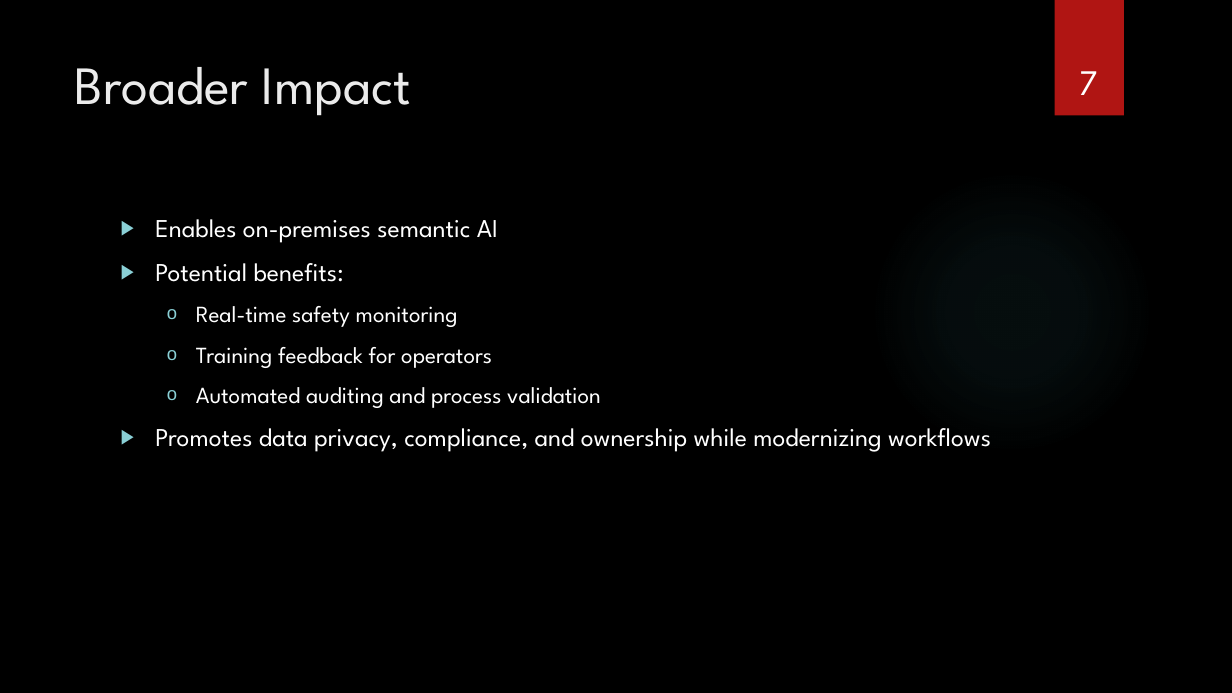
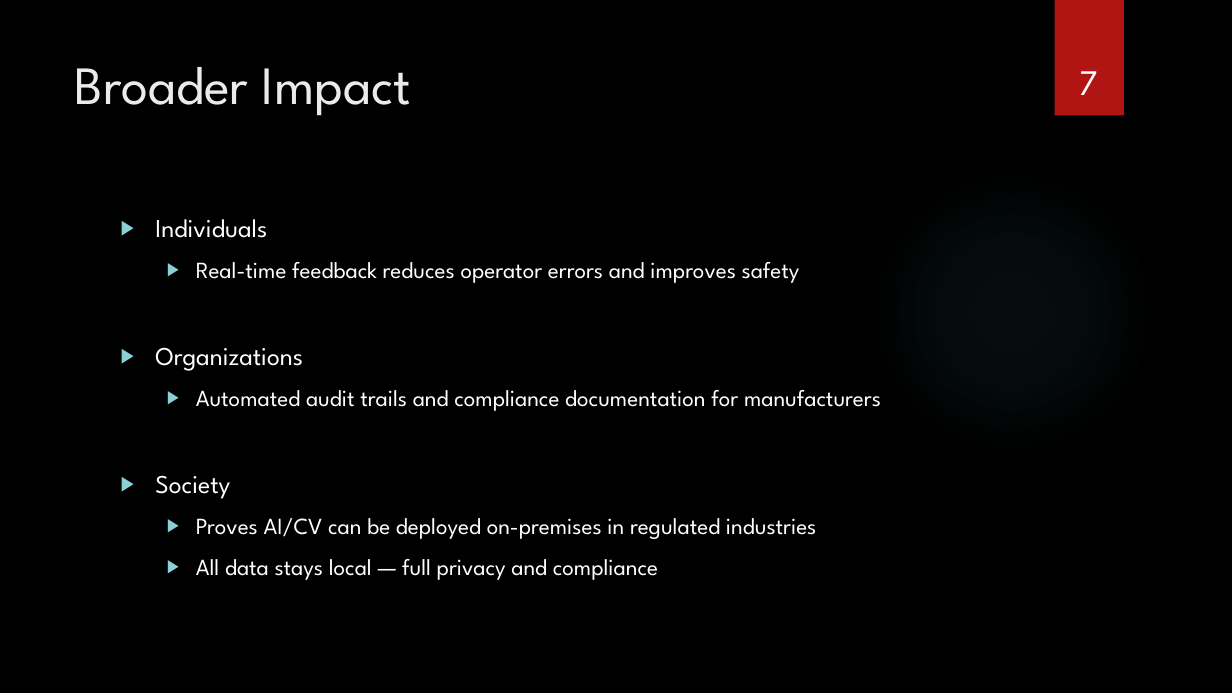
Before and after one commit to SeniorDesignBehrend/AIBI-Computer-Vision-for-Manufacturing, a slide deck: slide 7 of docs/reports/senior_design3.pptx. Drawn at 1232x693 pixels with LibreOffice and Linux fonts; fonts in the diff are those of the drawing; background and template pictures are left out. Boxes give left, top, right and bottom in pixels: in the first picture for what was removed or moved away, otherwise in the second. Text is boxed around its words. In the diff, an @@ line names an element or a change of style, - is before the commit and + after.

```diff
--- a/docs/reports/senior_design3.pptx
+++ b/docs/reports/senior_design3.pptx
@@ text at <box>155,219,881,580</box>: text changed; size 20 to 18 pt @@
-▶ Enables on-premises semantic AI
-▶ Potential benefits:
-  o Real-time safety monitoring
-  o Training feedback for operators
-  o Automated auditing and process validation
-▶ Promotes data privacy, compliance, and ownership while modernizing workflows
+▶ Individuals
+  ▶ Real-time feedback reduces operator errors and improves safety
+▶ Organizations
+  ▶ Automated audit trails and compliance documentation for manufacturers
+▶ Society
+  ▶ Proves AI/CV can be deployed on-premises in regulated industries
+  ▶ All data stays local — full privacy and compliance
```
Also in this commit, not shown: 16 other slides changed, 9 slides added, 9 slides removed, 11 other files.
